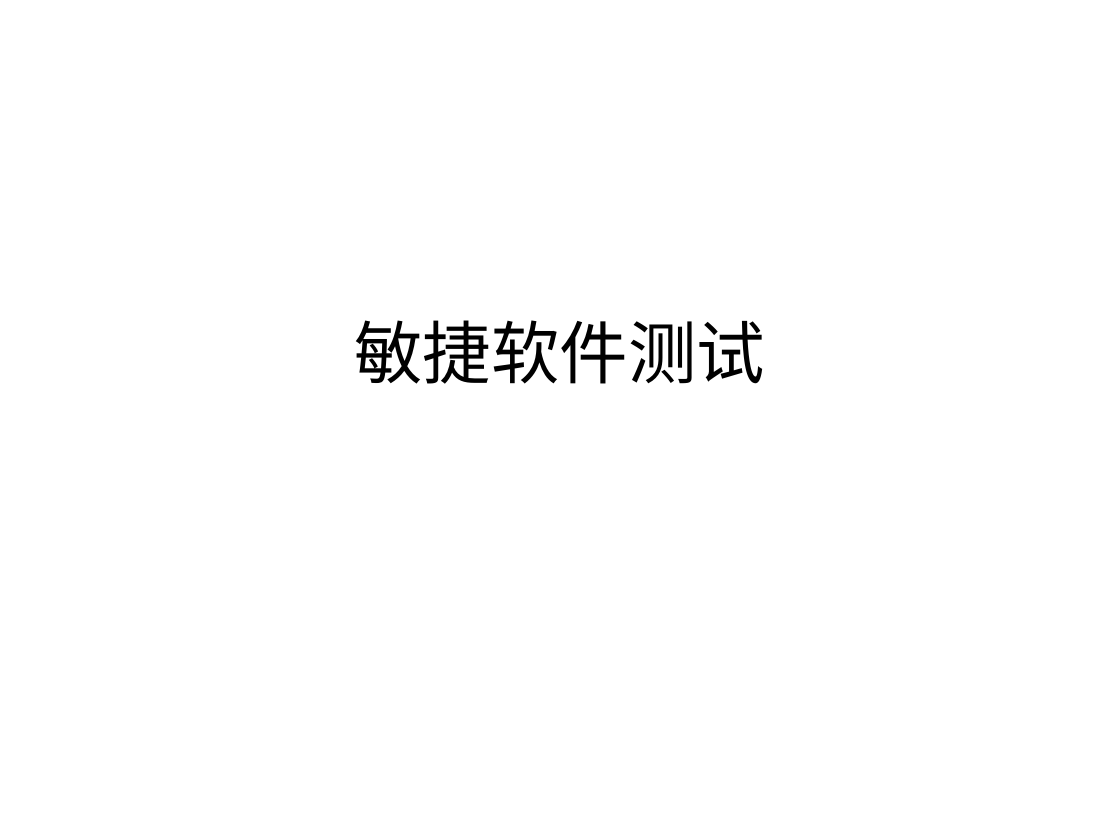
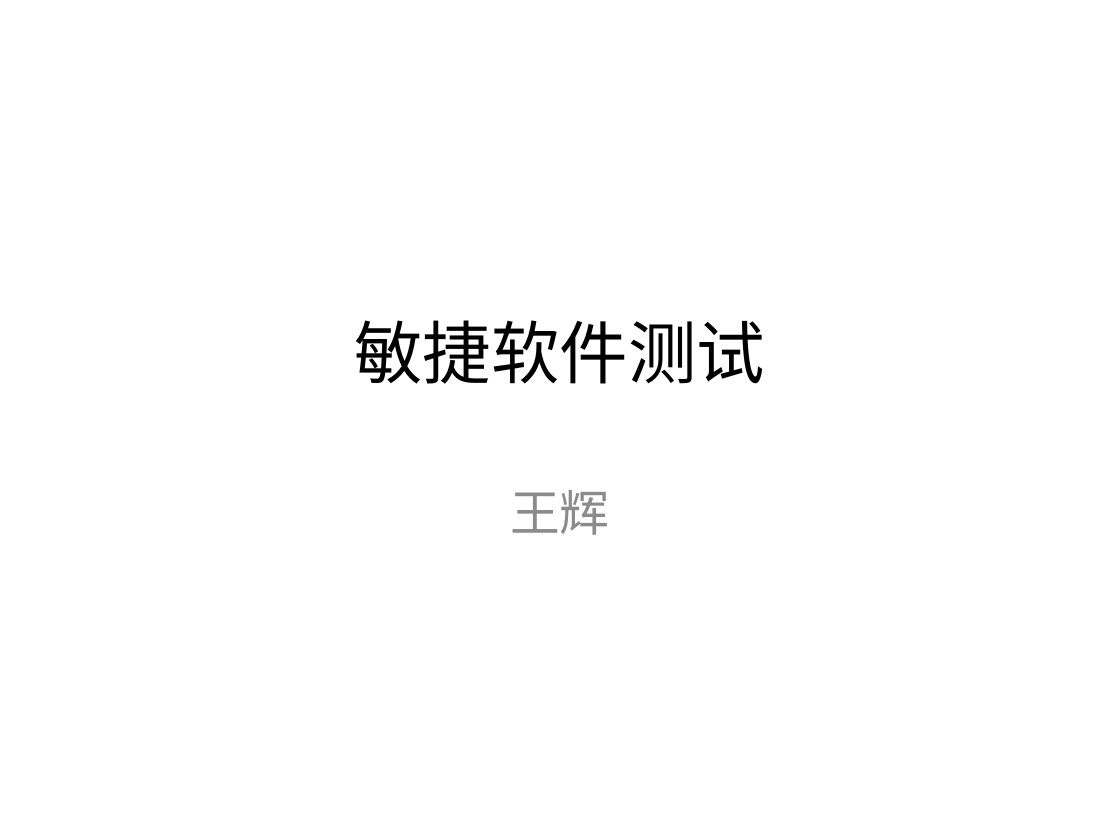
Before and after one commit to zhizhuwang/Resources, a slide deck: slide 1 of Agile Testing.pptx. Drawn at 1120x840 pixels with LibreOffice and Linux fonts; fonts in the diff are those of the drawing. Boxes give left, top, right and bottom in pixels: in the first picture for what was removed or moved away, otherwise in the second. Text is boxed around its words. In the diff, an @@ line names an element or a change of style, - is before the commit and + after.

```diff
--- a/Agile Testing.pptx
+++ b/Agile Testing.pptx
@@ subtitle added at [510, 490, 610, 535], 32 pt, text #8C8C8C @@
+王辉
```
Also in this commit, not shown: 14 slides added.
